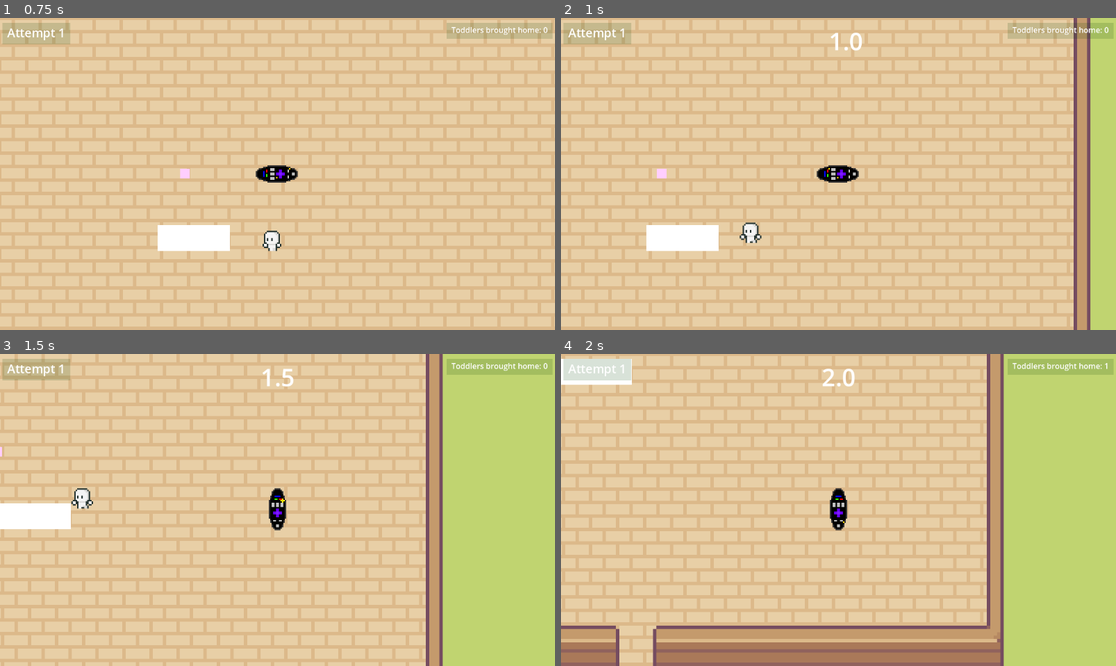
Above: before the commit, frames 1-4 (two rows, left to right).
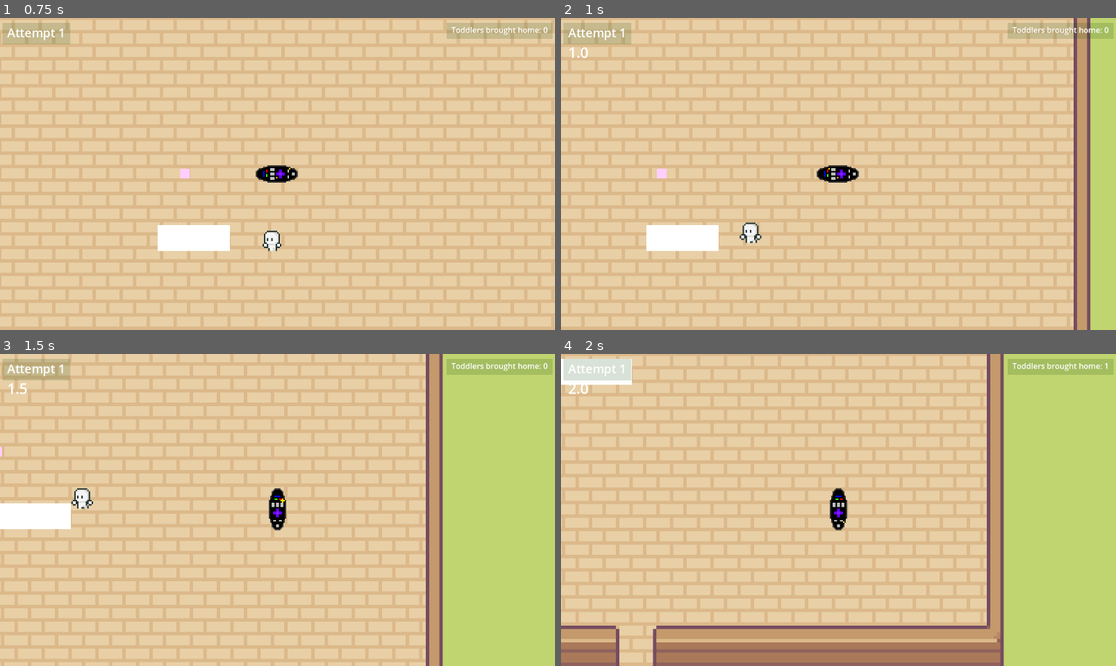
Above: after the commit, the same moments.

Repository: DrDoIt/Toddler-Swarm
Game: Godot game, scene res://main.tscn
Same seed, same stepped clock (60 frames per second), same inputs: the game is played once before the commit and once after it.
Inputs:
- Up to frame 1 (0.75 s): hold D (move_right) from 0.53 s (still down); hold Space (throw) from 0.53 s (still down)
- Up to frame 2 (1 s): keep holding D (move_right); keep holding Space (throw)
- Up to frame 3 (1.5 s): release D (move_right) at 1.28 s; release Space (throw) at 1.28 s; hold S (move_down) from 1.28 s (still down); tap Space (throw) at 1.35 s
- Up to frame 4 (2 s): keep holding S (move_down)

Frame 1 is identical in both runs. In frame 2, 0.2% of the frame differs, in the area x 1-55%, y 4-13%; in frame 3, 0.2%; in frame 4, 0.2%, in the area x 1-53%, y 4-13%.

Commit message:
modified hud, added timer

Diff:
--- a/hud.gd
+++ b/hud.gd
@@ -14,11 +14,14 @@
 
 # Called every frame. 'delta' is the elapsed time since the previous frame.
 func _process(delta: float) -> void:
+	# Get window size
 	var window_size = DisplayServer.window_get_size()
+
+	# Aesthetics
 	$ToddlerCount.position.y = 13
 	$ToddlerCount.position.x = window_size.x - 215
-	$Stopwatch.position.x = (window_size.x - $Stopwatch.size.x)/2
-	# Aesthetics
+	$Stopwatch.position.x = $Label.position.x
+	$Stopwatch.position.y = 50
 	$ColorRect.size.x = $Label.size.x + padding_x
 	$ColorRect.size.y = $Label.size.y + padding_y
 	$ColorRect.position.x = $Label.position.x - padding_x/2
--- a/hud.tscn
+++ b/hud.tscn
@@ -52,5 +52,5 @@
 offset_top = 13.0
 offset_right = 554.0
 offset_bottom = 36.0
-theme_override_font_sizes/font_size = 50
+theme_override_font_sizes/font_size = 30
 script = ExtResource("2_nc4vj")
--- a/main.gd
+++ b/main.gd
@@ -54,6 +54,7 @@
 func _on_player_hit() -> void:
 	attempts.emit()
 	$Player.respawn($PlayerSpawn.position)
+	#$CanvasLayer/HUD/Stopwatch.reset()
 
 
 func _on_play_area_body_entered(body: Node2D) -> void:
